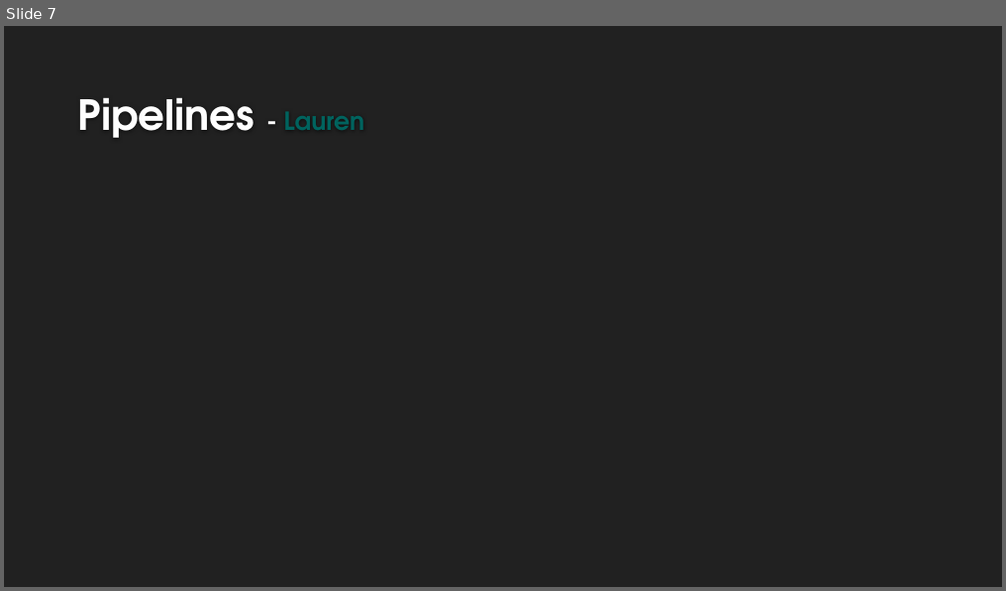
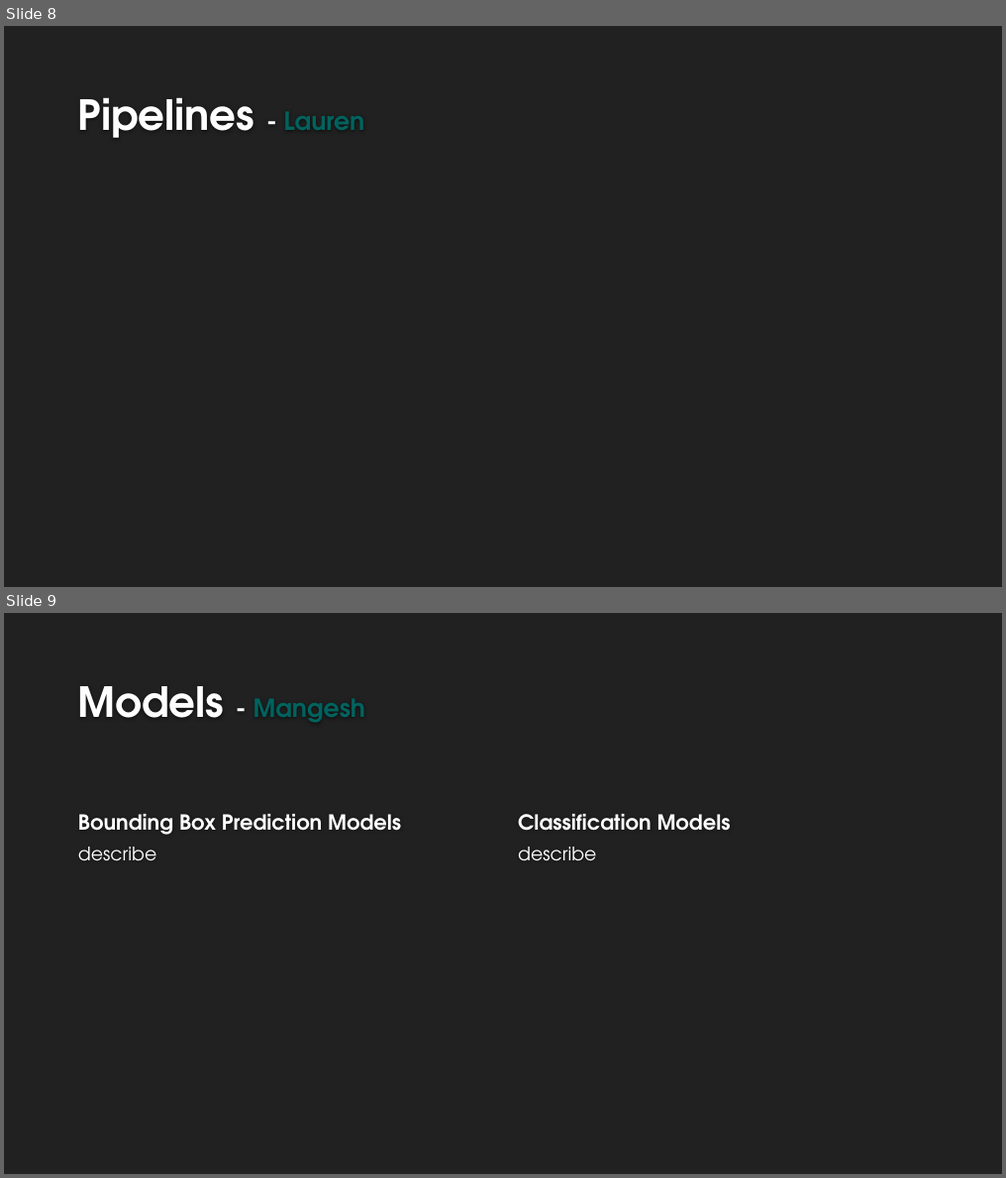
Before and after one commit to LaurenMadar/AML-finalgroup2, a slide deck: other/Group2_Phase1.pptx. Shown one above the other, each under a label of ours: slide 7 before the commit, slides 8 and 9 after it. The pictures are 1006x591 and 1006x1178 pixels, drawn with LibreOffice and Linux fonts; fonts in the diff are those of the drawing; background and template pictures are left out. Boxes give left, top, right and bottom in pixels: in the first picture for what was removed or moved away, otherwise in the second. Text is boxed around its words. In the diff, an @@ line names an element or a change of style, - is before the commit and + after.

```diff
--- a/other/Group2_Phase1.pptx
+++ b/other/Group2_Phase1.pptx
@@ slide 9 added at <box>4,613,1002,1174</box>, background #212121 @@
@@ title added at <box>78,686,365,722</box>, 24 pt, text #FEFEFE, bold @@
+Models - Mangesh
@@ text added at <box>78,814,401,835</box>, 20 pt, text #FFFFFF, bold @@
+Bounding Box Prediction Models
@@ text added at <box>518,814,731,831</box>, 20 pt, text #FFFFFF, bold @@
+Classification Models
@@ text added at <box>78,847,156,861</box>, 18 pt, text #FFFFFF @@
+describe
@@ text added at <box>518,847,596,861</box>, 18 pt, text #FFFFFF @@
+describe
@@ what was slide 7 is now slide 8 @@
```
Also in this commit, not shown: 3 slides changed, 1 other slide added.
